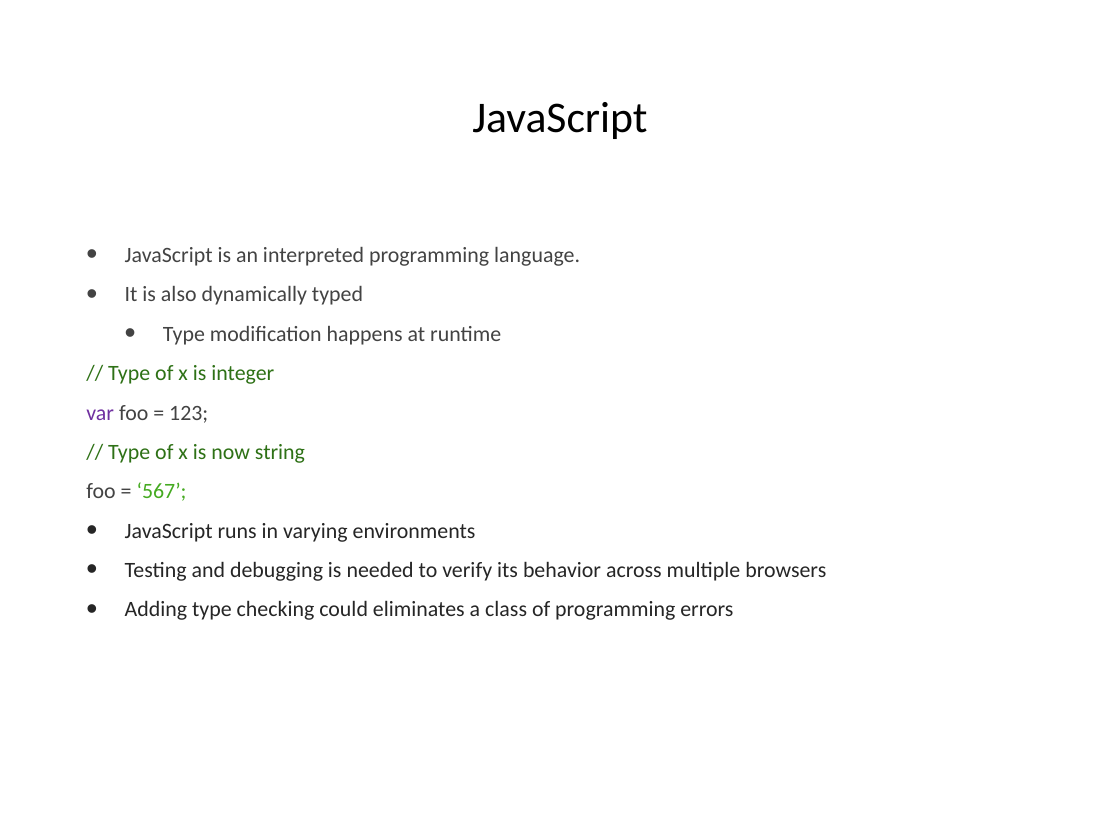
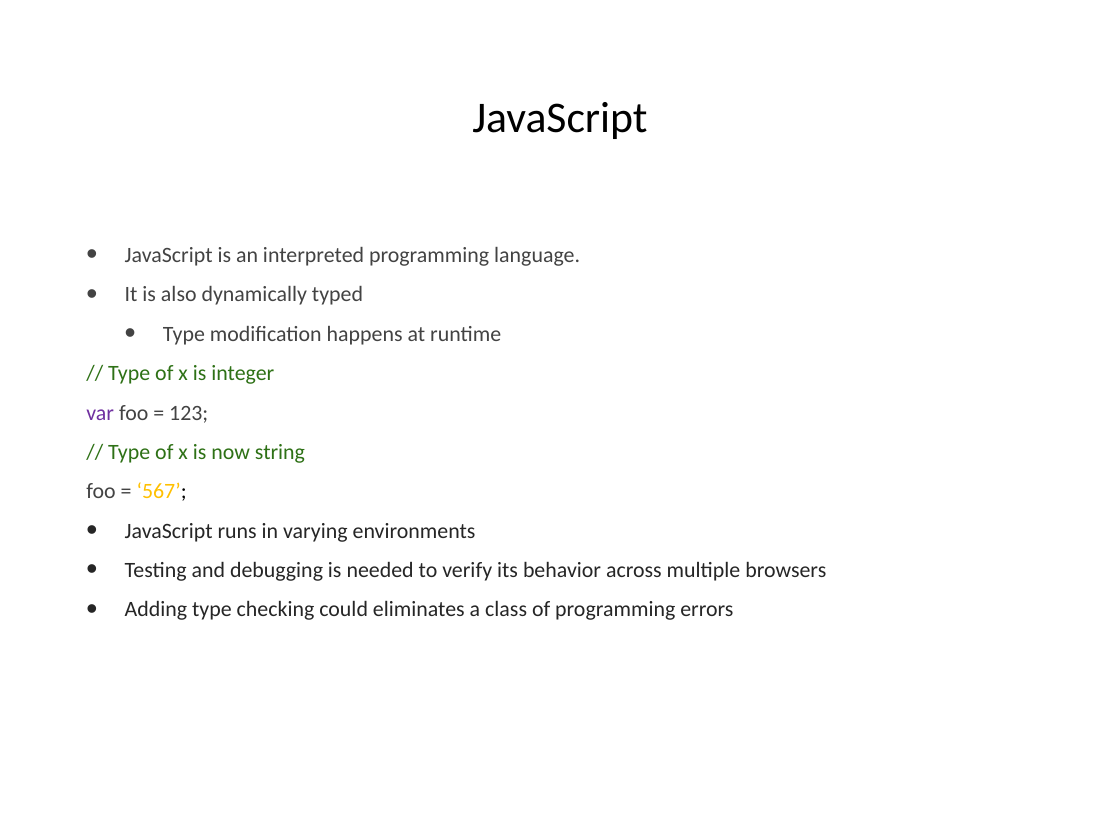
Before and after one commit to hogeschool/Development-5, a slide deck: slide 17 of Lectures/Lecture5/lesson5.pptx (slide 14 before the commit). Drawn at 1120x840 pixels with LibreOffice and Linux fonts; fonts in the diff are those of the drawing. Boxes give left, top, right and bottom in pixels: in the first picture for what was removed or moved away, otherwise in the second. Text is boxed around its words. In the diff, an @@ line names an element or a change of style, - is before the commit and + after.

```diff
--- a/Lectures/Lecture5/lesson5.pptx
+++ b/Lectures/Lecture5/lesson5.pptx
@@ text at bbox=[86, 482, 187, 501]: text colour #45AA21 to #FFC000, text colour #45AA21 to #000000 in "‘567’;" @@
```
Also in this commit, not shown: 8 other slides changed, 13 slides added.
